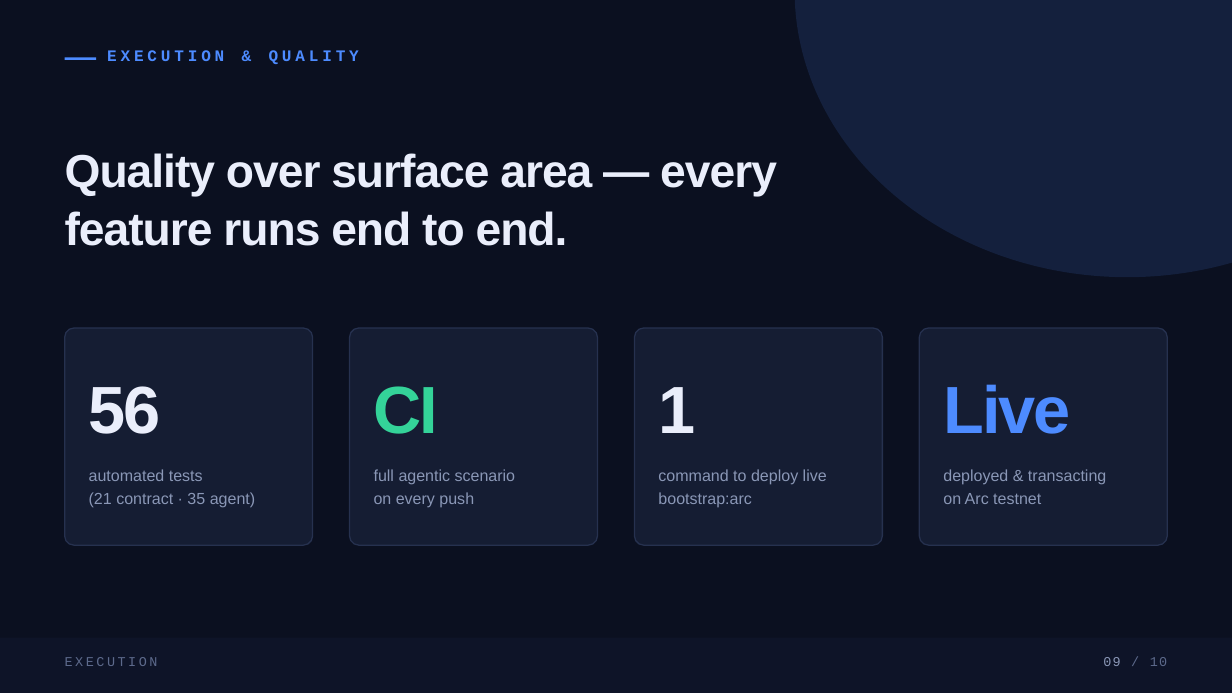
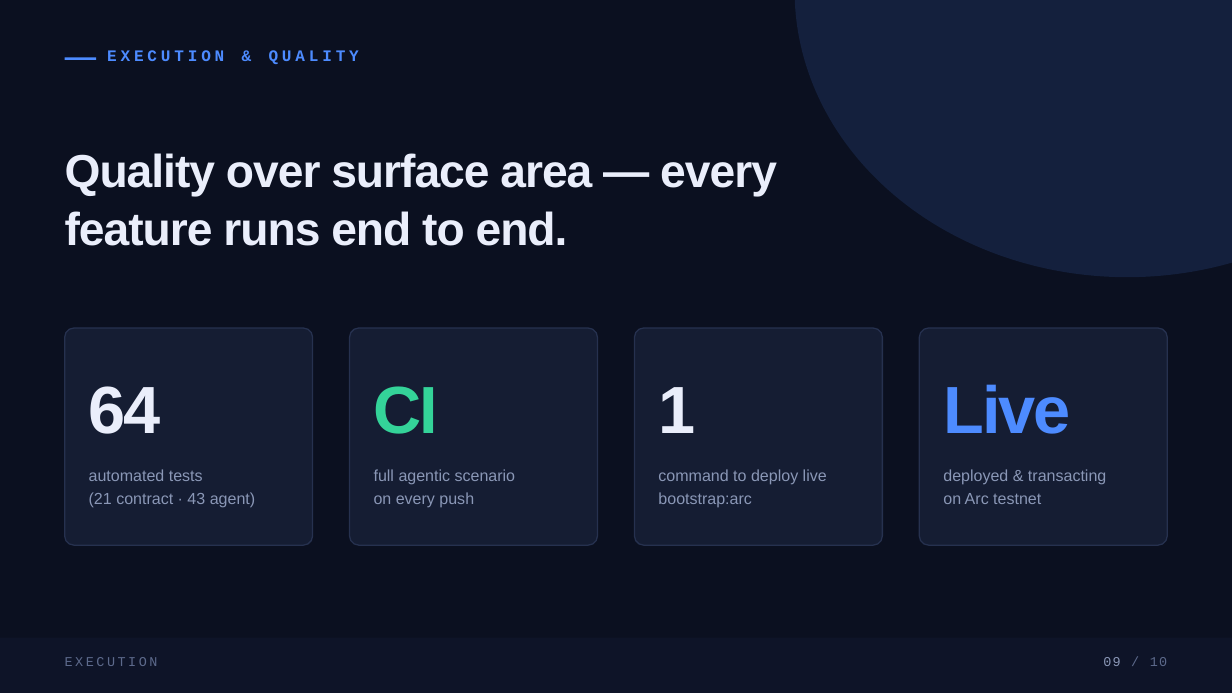
Before and after one commit to rgdtnhat/arc, a slide deck: slide 9 of docs/deck.pptx. Drawn at 1232x693 pixels with LibreOffice and Linux fonts; fonts in the diff are those of the drawing. Boxes give left, top, right and bottom in pixels: in the first picture for what was removed or moved away, otherwise in the second. Text is boxed around its words. In the diff, an @@ line names an element or a change of style, - is before the commit and + after.

```diff
--- a/docs/deck.pptx
+++ b/docs/deck.pptx
@@ text at bbox=[89, 386, 161, 434]: text changed @@
-56
+64
@@ text at bbox=[89, 492, 255, 508]: text changed @@
-(21 contract · 35 agent)
+(21 contract · 43 agent)
```
Also in this commit, not shown: 16 other files.
